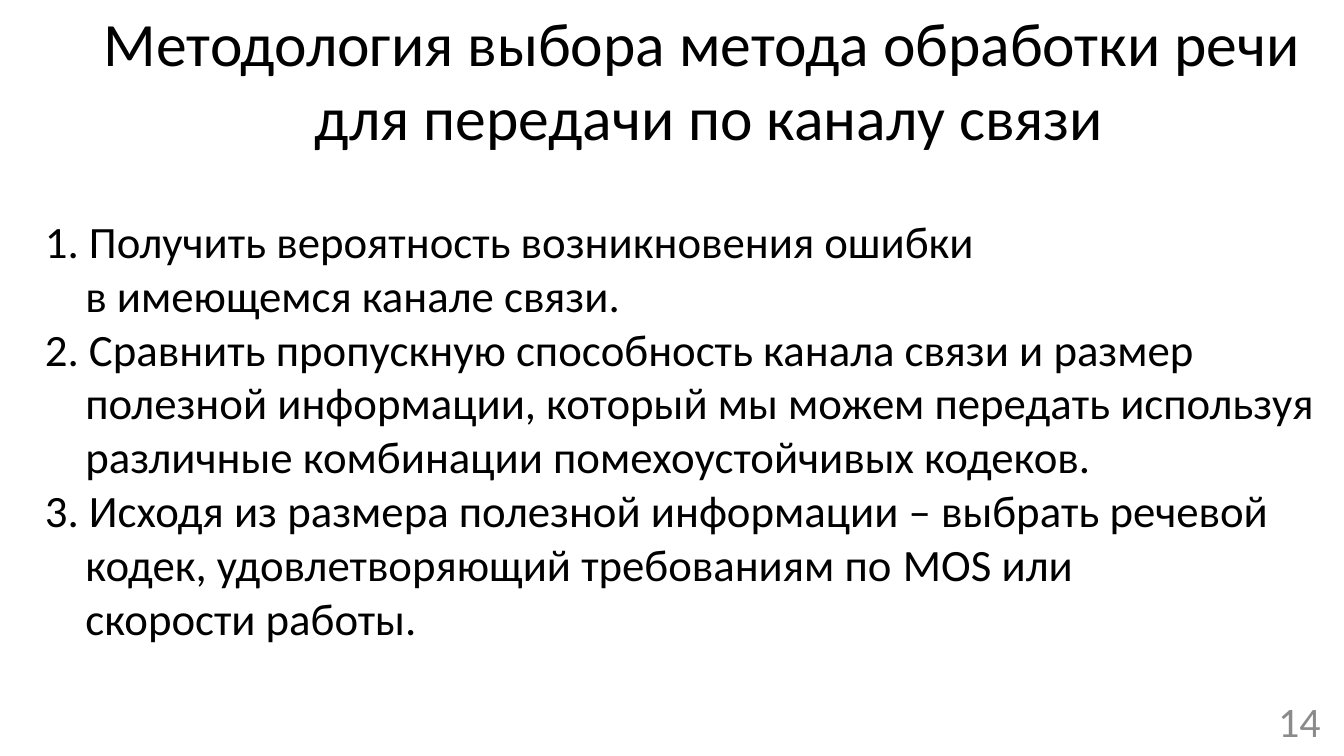
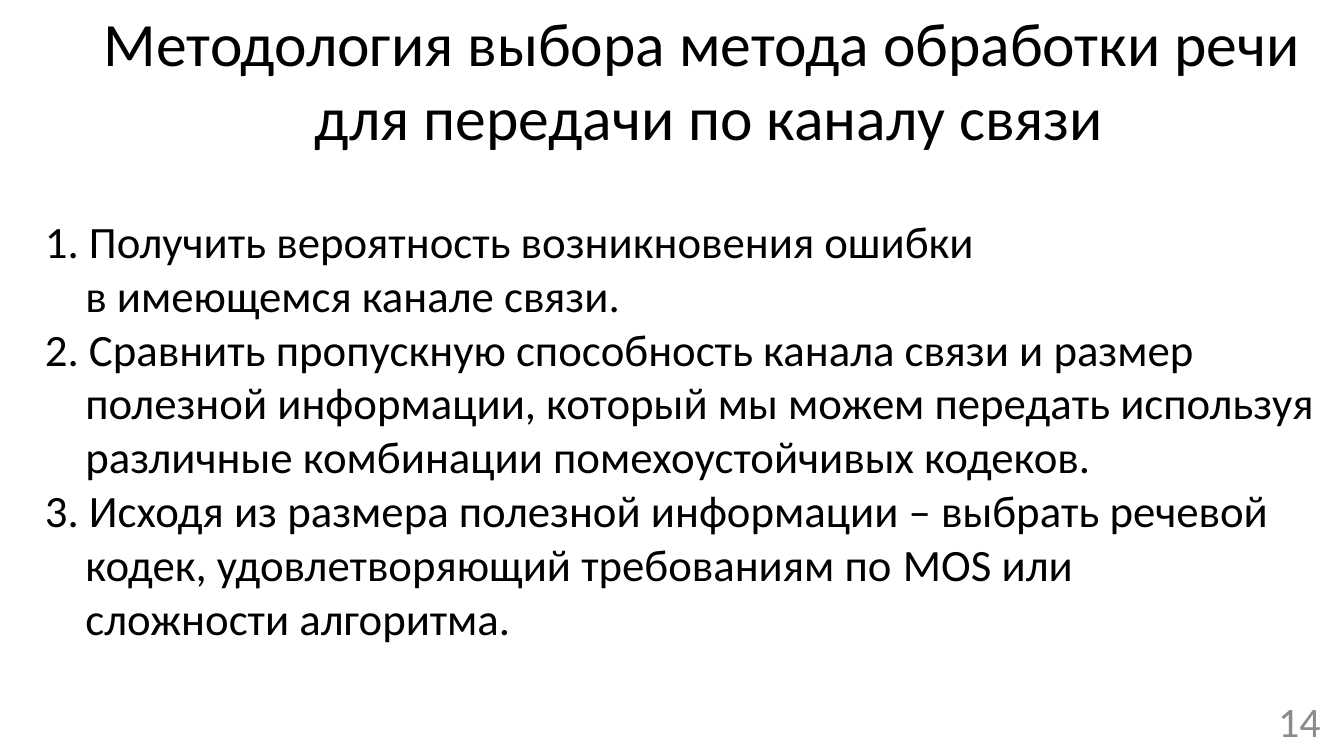
Before and after one commit to mrAdiy/rmsc_bak, a slide deck: slide 14 of Презентация бакалаврской SPEECH.pptx. Drawn at 1344x756 pixels with LibreOffice and Linux fonts; fonts in the diff are those of the drawing. Boxes give left, top, right and bottom in pixels: in the first picture for what was removed or moved away, otherwise in the second. Text is boxed around its words. In the diff, an @@ line names an element or a change of style, - is before the commit and + after.

```diff
--- a/Презентация бакалаврской SPEECH.pptx
+++ b/Презентация бакалаврской SPEECH.pptx
@@ text at (85,613,510,643): text changed @@
-скорости работы.
+сложности алгоритма.
```
Also in this commit, not shown: 1 other file.
